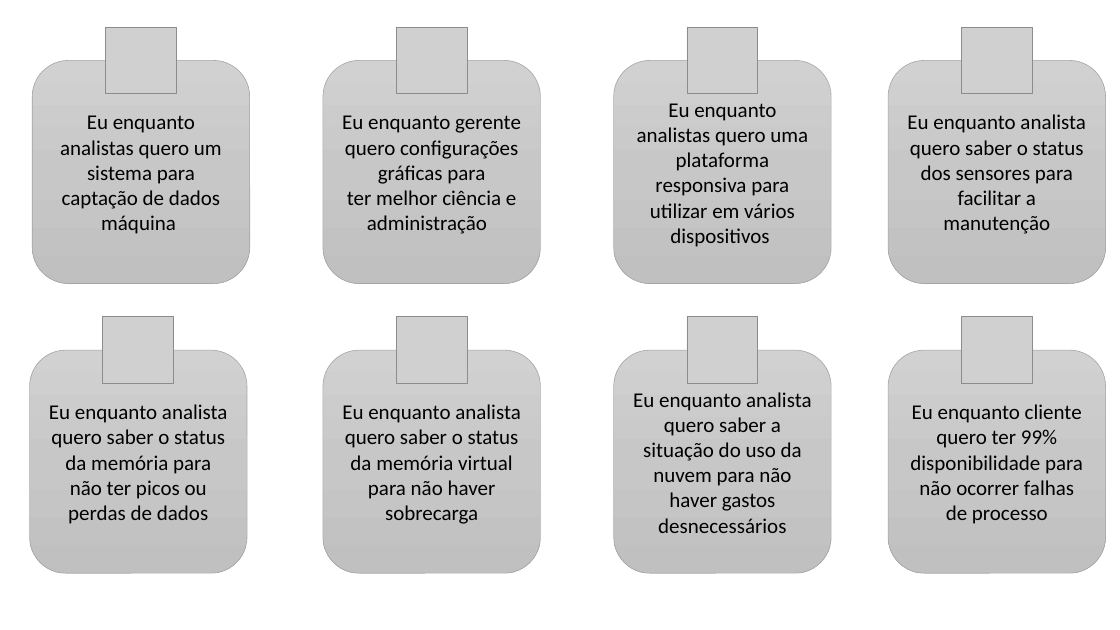
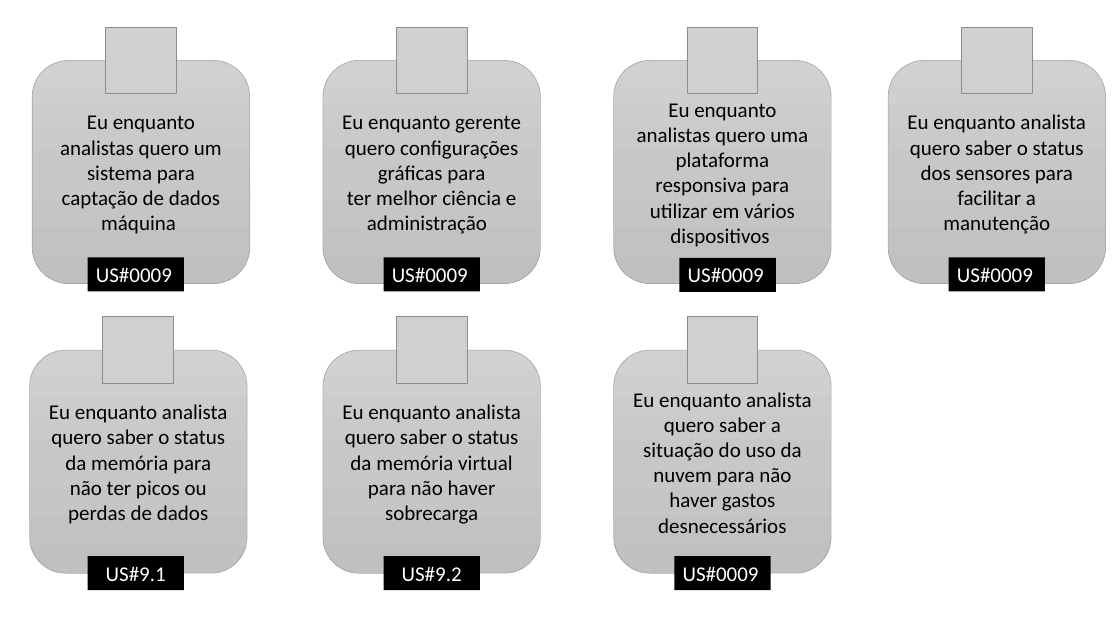
Before and after one commit to bandtec-grupoteste-2020-2/grupo-05-ccoa-20201, a slide deck: slide 2 of Projeto SIX MIND/Documentação/User Story - Six Minds.pptx. Drawn at 1120x630 pixels with LibreOffice and Linux fonts; fonts in the diff are those of the drawing; grey boxes stand for pictures. Boxes give left, top, right and bottom in pixels: in the first picture for what was removed or moved away, otherwise in the second. Text is boxed around its words. In the diff, an @@ line names an element or a change of style, - is before the commit and + after.

```diff
--- a/Projeto SIX MIND/Documentação/User Story - Six Minds.pptx
+++ b/Projeto SIX MIND/Documentação/User Story - Six Minds.pptx
@@ rectangle added at bbox=[87, 258, 184, 292], fill #000000, 18 pt, text #FFFFFF @@
+US#0009
@@ rectangle added at bbox=[384, 258, 481, 292], fill #000000, 18 pt, text #FFFFFF @@
+US#0009
@@ rectangle added at bbox=[680, 258, 776, 292], fill #000000, 18 pt, text #FFFFFF @@
+US#0009
@@ rectangle added at bbox=[949, 258, 1045, 292], fill #000000, 18 pt, text #FFFFFF @@
+US#0009
@@ picture removed at bbox=[961, 317, 1033, 383] @@
@@ rounded rectangle removed at bbox=[888, 350, 1106, 574] @@
-Eu enquanto cliente quero ter 99% disponibilidade para não ocorrer falhas de processo
@@ rectangle added at bbox=[87, 556, 184, 590], fill #000000, 18 pt, text #FFFFFF @@
+US#9.1
@@ rectangle added at bbox=[384, 556, 481, 590], fill #000000, 18 pt, text #FFFFFF @@
+US#9.2
@@ rectangle added at bbox=[675, 556, 771, 590], fill #000000, 18 pt, text #FFFFFF @@
+US#0009
```
Also in this commit, not shown: 1 other slide changed, 3 slides added, 1 other file.
